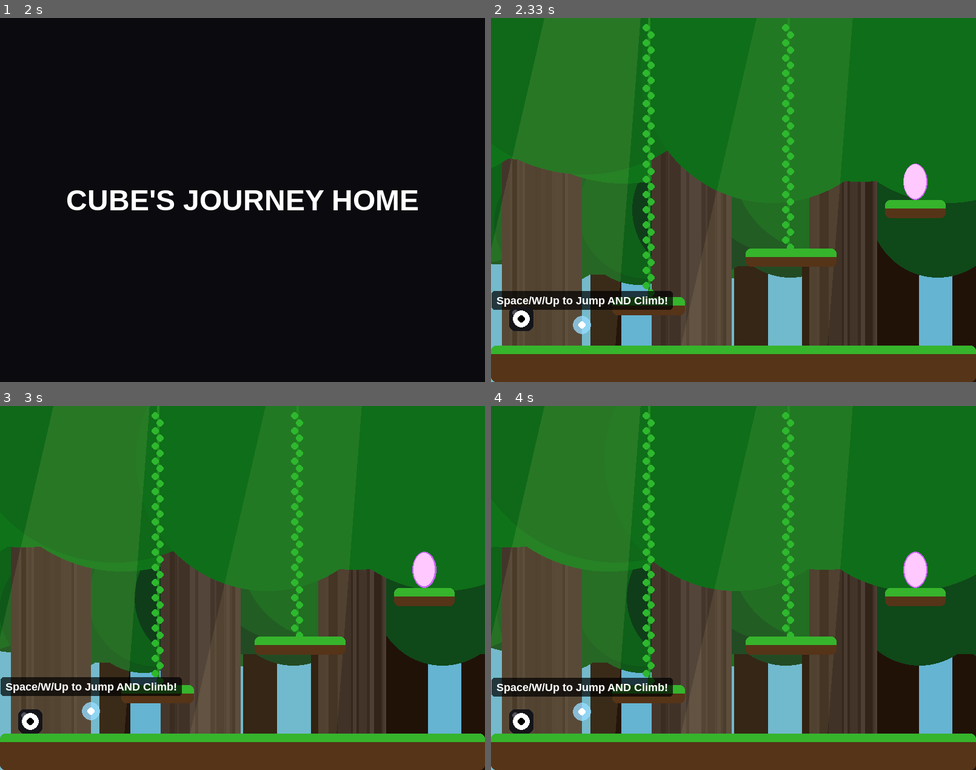
Above: before the commit, frames 1-4 (two rows, left to right).
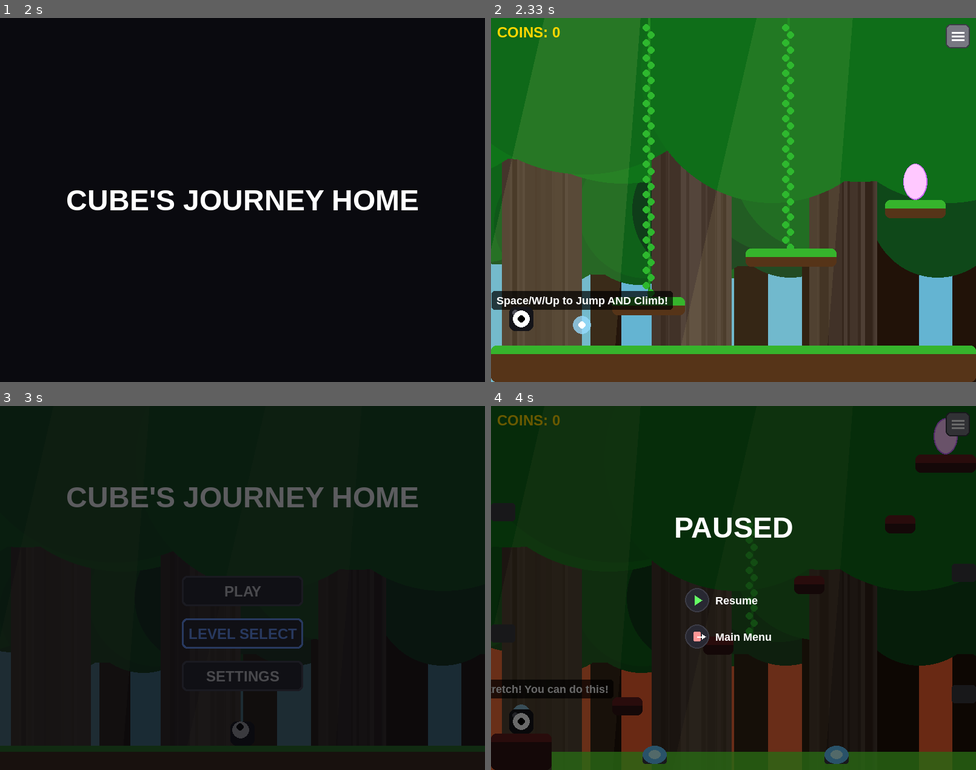
Above: after the commit, the same moments.

Repository: ClassicIdiot12/PYGAME-Vibe-Code
Game: pygame game, started from VIBE Coding.py
Two runs of this game, one before a commit and one after it. Both use one fixed random seed, a clock stepped at 60 frames per second and the inputs below.
Inputs (mouse positions are in pixels of both pictures, inside the frame that each line leads up to):
- Up to frame 1 (2 s): tap Space at 1.83 s
- Up to frame 2 (2.33 s): click "PLAY" at 2.22 s
- Up to frame 3 (3 s): click (465, 424) at 2.55 s; click (203, 635) at 2.88 s
- Up to frame 4 (4 s): click (733, 631) at 3.22 s, where only the run after the commit has a clickable "LEVEL SELECT"; click (840, 668) at 3.55 s, where only the run after the commit has a clickable "LEVEL 9"; tap Esc at 3.83 s

Frame 1 is identical in both runs. In frame 2, 0.5% of the frame differs, in the area x 1-99%, y 1-9%; in frame 3, 95%, in the area x 0-100%, y 0-100%; in frame 4, 95%.

Commit message:
Update VIBE Coding.py

Diff:
--- a/VIBE Coding.py
+++ b/VIBE Coding.py
@@ -125,6 +125,34 @@
 
         surface.blit(shadow_surf, (text_rect.x + 2, text_rect.y + 2))
         surface.blit(text_surf, text_rect)
+
+class IconButton(Button):
+    def __init__(self, x, y, w, h, icon_type):
+        super().__init__(x, y, w, h, "")
+        self.icon_type = icon_type
+
+    def draw(self, surface):
+        mouse_pos = pygame.mouse.get_pos()
+        is_hovered = self.rect.collidepoint(mouse_pos)
+        current_color = self.hover_color if is_hovered else self.color
+
+        rad = self.rect.width // 2 if self.icon_type in ["resume", "quit"] else 8
+        pygame.draw.rect(surface, current_color, self.rect, border_radius=rad)
+
+        inner_color = (120, 120, 130) if self.icon_type == "hamburger" else (40, 40, 50)
+        pygame.draw.rect(surface, inner_color, self.rect.inflate(-4, -4), border_radius=max(2, rad-2))
+
+        cx, cy = self.rect.center
+        if self.icon_type == "hamburger":
+            pygame.draw.line(surface, (255, 255, 255), (cx - 10, cy - 6), (cx + 10, cy - 6), 3)
+            pygame.draw.line(surface, (255, 255, 255), (cx - 10, cy), (cx + 10, cy), 3)
+            pygame.draw.line(surface, (255, 255, 255), (cx - 10, cy + 6), (cx + 10, cy + 6), 3)
+        elif self.icon_type == "resume":
+            pygame.draw.polygon(surface, (100, 255, 100), [(cx - 4, cy - 8), (cx - 4, cy + 8), (cx + 8, cy)])
+        elif self.icon_type == "quit":
+            pygame.draw.rect(surface, (255, 150, 150), (cx - 6, cy - 8, 12, 16), border_radius=2)
+            pygame.draw.line(surface, (255, 255, 255), (cx, cy), (cx + 10, cy), 2)
+            pygame.draw.polygon(surface, (255, 255, 255), [(cx + 8, cy - 4), (cx + 8, cy + 4), (cx + 14, cy)])
 
 # --- Visual Effects Classes ---
 class Particle:
@@ -448,14 +476,21 @@
         self.look_dir = vec(0, 0)
         self.is_climbing = False
         self.state, self.death_timer, self.invincible_timer = 'alive', 0, 0
+        self.color = "DEFAULT"
         self.particles = []
 
     def trigger_death(self):
         if self.state == 'alive':
             self.state, self.death_timer = 'dying', pygame.time.get_ticks()
             self.vel, self.acc = vec(0, 0), vec(0, 0)
+
+            if self.color == "RAINBOW": base_c = (255, 100, 100)
+            elif self.color == "BW_GRADIENT": base_c = (150, 150, 150)
+            elif isinstance(self.color, tuple): base_c = self.color
+            else: base_c = (20, 20, 25)
+
             for _ in range(40):
-                self.particles.append(Particle(self.rect.centerx, self.rect.centery, random.choice([(20, 20, 25), (255, 255, 255)])))
+                self.particles.append(Particle(self.rect.centerx, self.rect.centery, random.choice([base_c, (255, 255, 255)])))
 
     def update(self, platforms, vines, hazards, projectiles, trampolines, boss):
         current_time = pygame.time.get_ticks()
@@ -556,8 +591,21 @@
             return
         if pygame.time.get_ticks() - self.invincible_timer < 2000 and (pygame.time.get_ticks() // 150) % 2 == 0: return
 
-        pygame.draw.rect(surface, (20, 20, 25), self.rect, border_radius=10)
-        pygame.draw.rect(surface, (80, 80, 90), (self.rect.x + 5, self.rect.y + 5, 10, 10), border_radius=5)
+        if self.color == "RAINBOW":
+            t = pygame.time.get_ticks() / 1000.0
+            draw_c = (int(math.sin(t*3)*127+128), int(math.sin(t*3+2)*127+128), int(math.sin(t*3+4)*127+128))
+        elif self.color == "BW_GRADIENT":
+            t = pygame.time.get_ticks() / 1000.0
+            v = int(math.sin(t*2)*127+128)
+            draw_c = (v, v, v)
+        elif isinstance(self.color, tuple):
+            draw_c = self.color
+        else:
+            draw_c = (20, 20, 25)
+
+        pygame.draw.rect(surface, draw_c, self.rect, border_radius=10)
+        inner_c = (min(255, draw_c[0] + 60), min(255, draw_c[1] + 60), min(255, draw_c[2] + 65))
+        pygame.draw.rect(surface, inner_c, (self.rect.x + 5, self.rect.y + 5, 10, 10), border_radius=5)
 
         c_x, c_y = self.rect.x + self.width / 2, self.rect.y + self.height / 2
         e_x, e_y = self.look_dir.x * 6, self.look_dir.y * 6
@@ -697,9 +745,30 @@
 # Settings UI Setup
 is_music_on = True
 is_sound_on = True
-btn_music = Button(WIDTH//2 - 100, HEIGHT//2 - 50, 200, 50, "MUSIC: ON")
-btn_sound = Button(WIDTH//2 - 100, HEIGHT//2 + 20, 200, 50, "SOUND: ON")
-btn_back_st = Button(WIDTH//2 - 100, HEIGHT - 100, 200, 50, "BACK")
+btn_music = Button(WIDTH//2 - 100, HEIGHT//2 + 20, 200, 40, "MUSIC: ON")
+btn_sound = Button(WIDTH//2 - 100, HEIGHT//2 + 70, 200, 40, "SOUND: ON")
+btn_back_st = Button(WIDTH//2 - 100, HEIGHT - 80, 200, 50, "BACK")
+
+btn_color_cycle = Button(WIDTH//2 - 150, HEIGHT//2 - 120, 300, 50, "COLOR: DEFAULT")
+btn_buy = Button(WIDTH//2 - 100, HEIGHT//2 - 60, 200, 50, "EQUIPPED")
+
+available_colors = [
+    {"id": "DEFAULT", "name": "DEFAULT", "color": "DEFAULT", "cost": 0},
+    {"id": "RED", "name": "CRIMSON RED", "color": (180, 40, 40), "cost": 10},
+    {"id": "GREEN", "name": "FOREST GREEN", "color": (40, 150, 50), "cost": 10},
+    {"id": "BLUE", "name": "OCEAN BLUE", "color": (40, 80, 180), "cost": 10},
+    {"id": "PURPLE", "name": "ROYAL PURPLE", "color": (120, 40, 180), "cost": 10},
+    {"id": "RAINBOW", "name": "RAINBOW", "color": "RAINBOW", "cost": 50},
+    {"id": "BW_GRADIENT", "name": "B/W GRADIENT", "color": "BW_GRADIENT", "cost": 50}
+]
+current_color_index = 0
+unlocked_colors = ["DEFAULT"]
+total_coins = 0
+
+btn_pause = IconButton(WIDTH - 50, 10, 40, 40, "hamburger")
+btn_resume = IconButton(WIDTH//2 - 80, HEIGHT//2, 40, 40, "resume")
+btn_quit_menu = IconButton(WIDTH//2 - 80, HEIGHT//2 + 60, 40, 40, "quit")
+
 menu_fade_alpha = 255
 menu_bg_timer = 0
 menu_scene_index = 0
@@ -723,6 +792,17 @@
         if GAME_STATE == "PLAYING":
             if event.type == pygame.KEYDOWN:
                 if event.key in (pygame.K_SPACE, pygame.K_UP, pygame.K_w): player.jump(platforms, vines)
+                if event.key == pygame.K_ESCAPE: GAME_STATE = "PAUSED"
+            if btn_pause.is_clicked(event):
+                GAME_STATE = "PAUSED"
+
+        elif GAME_STATE == "PAUSED":
+            if btn_resume.is_clicked(event) or btn_pause.is_clicked(event):
+                GAME_STATE = "PLAYING"
+            elif btn_quit_menu.is_clicked(event):
+                GAME_STATE = "MENU"
+                current_level = 1
+                load_level(1)
 
         elif GAME_STATE == "MENU":
             if btn_play.is_clicked(event):
@@ -753,6 +833,24 @@
             elif btn_sound.is_clicked(event):
                 is_sound_on = not is_sound_on
                 btn_sound.text = "SOUND: ON" if is_sound_on else "SOUND: OFF"
+            elif btn_color_cycle.is_clicked(event):
+                current_color_index = (current_color_index + 1) % len(available_colors)
+                cd = available_colors[current_color_index]
+                btn_color_cycle.text = f"COLOR: {cd['name']}"
+                if cd["id"] in unlocked_colors:
+                    btn_buy.text = "EQUIPPED" if player.color == cd["color"] else "EQUIP"
+                else:
+                    btn_buy.text = f"BUY: {cd['cost']} COINS"
+            elif btn_buy.is_clicked(event):
+                cd = available_colors[current_color_index]
+                if cd["id"] in unlocked_colors:
+                    player.color = cd["color"]
+                    btn_buy.text = "EQUIPPED"
+                elif total_coins >= cd["cost"]:
+                    total_coins -= cd["cost"]
+                    unlocked_colors.append(cd["id"])
+                    player.color = cd["color"]
+                    btn_buy.text = "EQUIPPED"
 
         elif GAME_STATE == "VICTORY":
             if event.type == pygame.KEYDOWN:
@@ -836,31 +934,38 @@
 
     elif GAME_STATE == "SETTINGS":
         screen.fill((20, 20, 30))
-        title_surf = title_font.render("SETTINGS", True, (255, 255, 255))
-        title_rect = title_surf.get_rect(center=(WIDTH//2, HEIGHT//4 - 20))
+        title_surf = title_font.render("SHOP/SETTINGS", True, (255, 255, 255))
+        title_rect = title_surf.get_rect(center=(WIDTH//2, HEIGHT//8))
         screen.blit(title_surf, title_rect)
+
+        coin_t = btn_font.render(f"COINS: {total_coins}", True, (255, 215, 0))
+        screen.blit(coin_t, (WIDTH//2 - coin_t.get_width()//2, HEIGHT//8 + 50))
 
         btn_music.draw(screen)
         btn_sound.draw(screen)
+        btn_color_cycle.draw(screen)
+        btn_buy.draw(screen)
         btn_back_st.draw(screen)
 
-    elif GAME_STATE == "PLAYING":
-        if pygame.sprite.spritecollide(player, portals, False) and player.state == 'alive':
-            current_level += 1
-            if current_level > 9: # Updated to trigger Victory after level 9!
-                GAME_STATE = "VICTORY"
-            else:
-                load_level(current_level)
-
-        for h in hazards:
-            if isinstance(h, WebTrap): h.update(platforms)
-            else: h.update()
-
-        player.update(platforms, vines, hazards, projectiles, trampolines, boss_entity)
-        cannons.update(projectiles)
-        projectiles.update()
-        if boss_entity: boss_entity.update(hazards)
-        for npc in npcs: npc.update()
+    elif GAME_STATE in ["PLAYING", "PAUSED"]:
+        if GAME_STATE == "PLAYING":
+            if pygame.sprite.spritecollide(player, portals, False) and player.state == 'alive':
+                current_level += 1
+                total_coins += 10
+                if current_level > 9:
+                    GAME_STATE = "VICTORY"
+                else:
+                    load_level(current_level)
+
+            for h in hazards:
+                if isinstance(h, WebTrap): h.update(platforms)
+                else: h.update()
+
+            player.update(platforms, vines, hazards, projectiles, trampolines, boss_entity)
+            cannons.update(projectiles)
+            projectiles.update()
+            if boss_entity: boss_entity.update(hazards)
+            for npc in npcs: npc.update()
 
         # Updated drawing logic to account for the new levels!
         screen.fill(env_colors["sky"])
@@ -897,6 +1002,26 @@
 
         player.draw(screen)
 
+        coin_t = btn_font.render(f"COINS: {total_coins}", True, (255, 215, 0))
+        screen.blit(coin_t, (10, 10))
+        btn_pause.draw(screen)
+
+        if GAME_STATE == "PAUSED":
+            dim = pygame.Surface((WIDTH, HEIGHT), pygame.SRCALPHA)
+            dim.fill((0, 0, 0, 150))
+            screen.blit(dim, (0, 0))
+
+            p_text = title_font.render("PAUSED", True, (255, 255, 255))
+            screen.blit(p_text, p_text.get_rect(center=(WIDTH//2, HEIGHT//3)))
+
+            btn_resume.draw(screen)
+            res_text = font.render("Resume", True, (255, 255, 255))
+            screen.blit(res_text, (btn_resume.rect.right + 10, btn_resume.rect.centery - 10))
+
+            btn_quit_menu.draw(screen)
+            quit_text = font.render("Main Menu", True, (255, 255, 255))
+            screen.blit(quit_text, (btn_quit_menu.rect.right + 10, btn_quit_menu.rect.centery - 10))
+
     elif GAME_STATE == "VICTORY":
         # The Golden Celebration screen!
         screen.fill((255, 215, 0))
